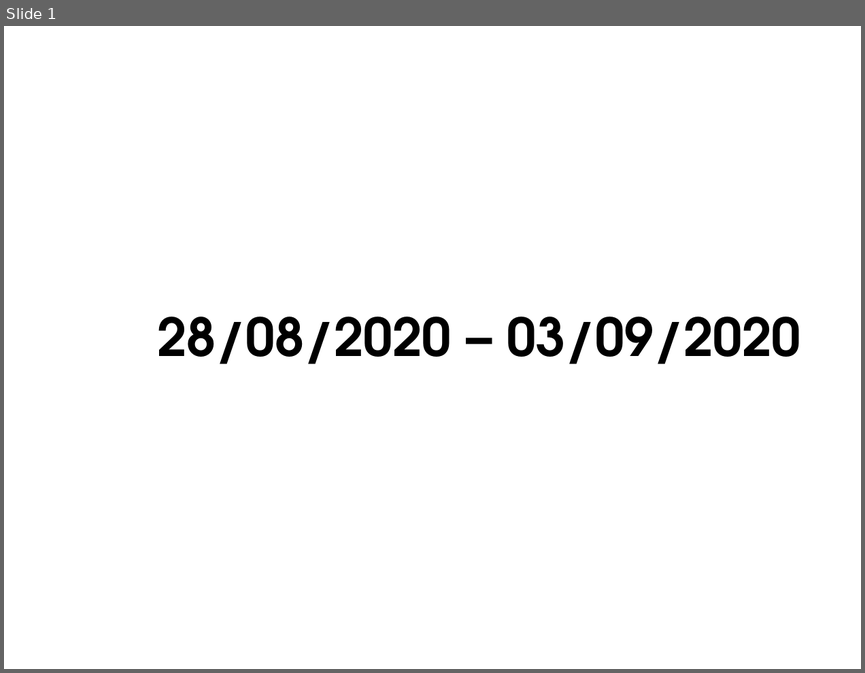
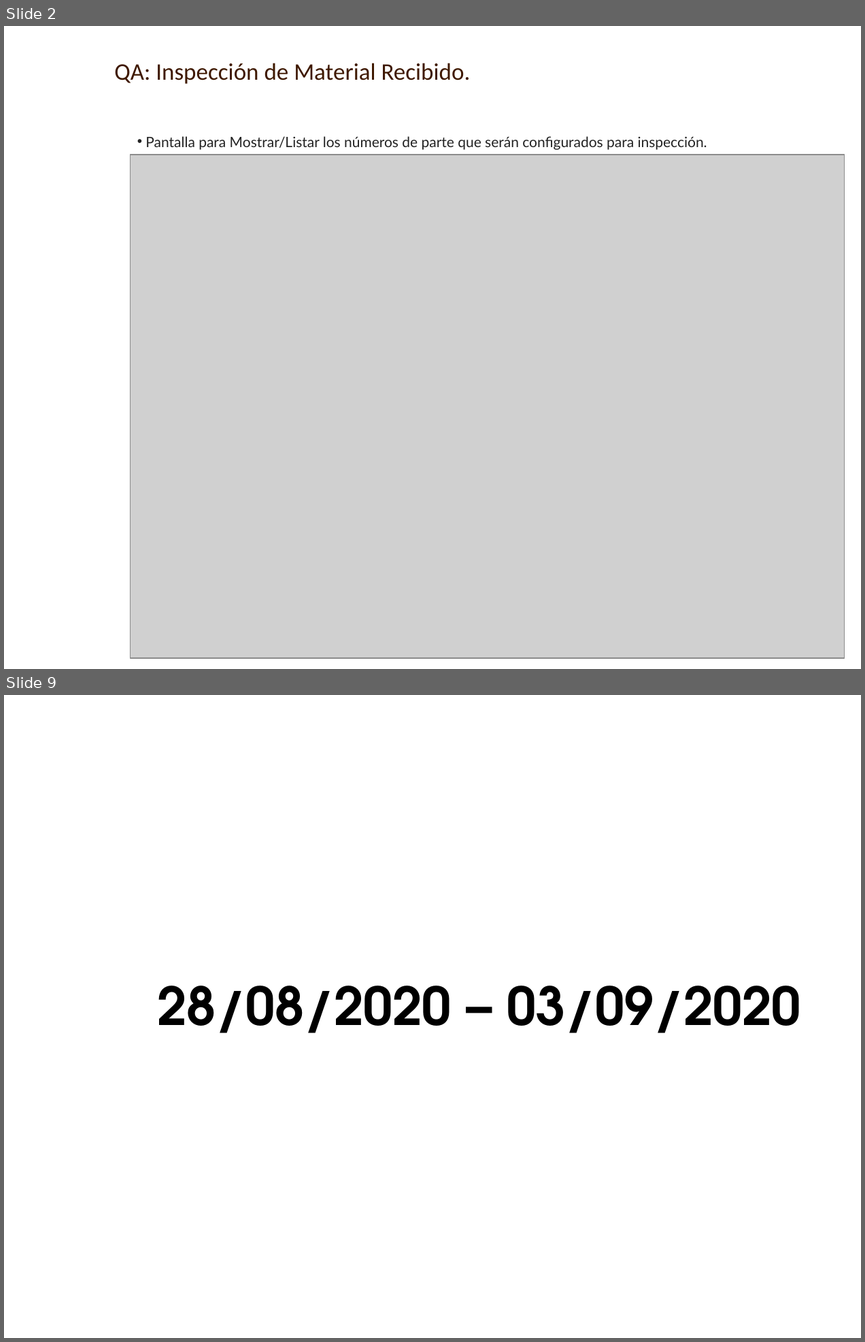
Before and after one commit to AXDELAROSA/CONTROL_QUALITY, a slide deck: Docs/IT_DEV_PEARL_LEATHER_QA_INSPECCION_27082020.pptx. Shown one above the other, each under a label of ours: slide 1 before the commit, slides 2 and 9 after it; the slides between them are not shown. The pictures are 865x673 and 865x1342 pixels, drawn with LibreOffice and Linux fonts; fonts in the diff are those of the drawing; grey boxes stand for pictures; background and template pictures are left out. Boxes give left, top, right and bottom in pixels: in the first picture for what was removed or moved away, otherwise in the second. Text is boxed around its words. In the diff, an @@ line names an element or a change of style, - is before the commit and + after.

```diff
--- a/Docs/IT_DEV_PEARL_LEATHER_QA_INSPECCION_27082020.pptx
+++ b/Docs/IT_DEV_PEARL_LEATHER_QA_INSPECCION_27082020.pptx
@@ slide 2 added at (4,26,861,669), background picture (left out) @@
@@ text added at (114,63,470,84), 20 pt, text #3F1900 @@
+QA: Inspección de Material Recibido.
@@ text added at (145,136,707,150), 12 pt, text #222222 @@
+• Pantalla para Mostrar/Listar los números de parte que serán configurados para inspección.
@@ picture added at (130,155,844,658) @@
@@ what was slide 1 is now slide 9 @@
```
Also in this commit, not shown: 7 other slides added, 13 other files.
